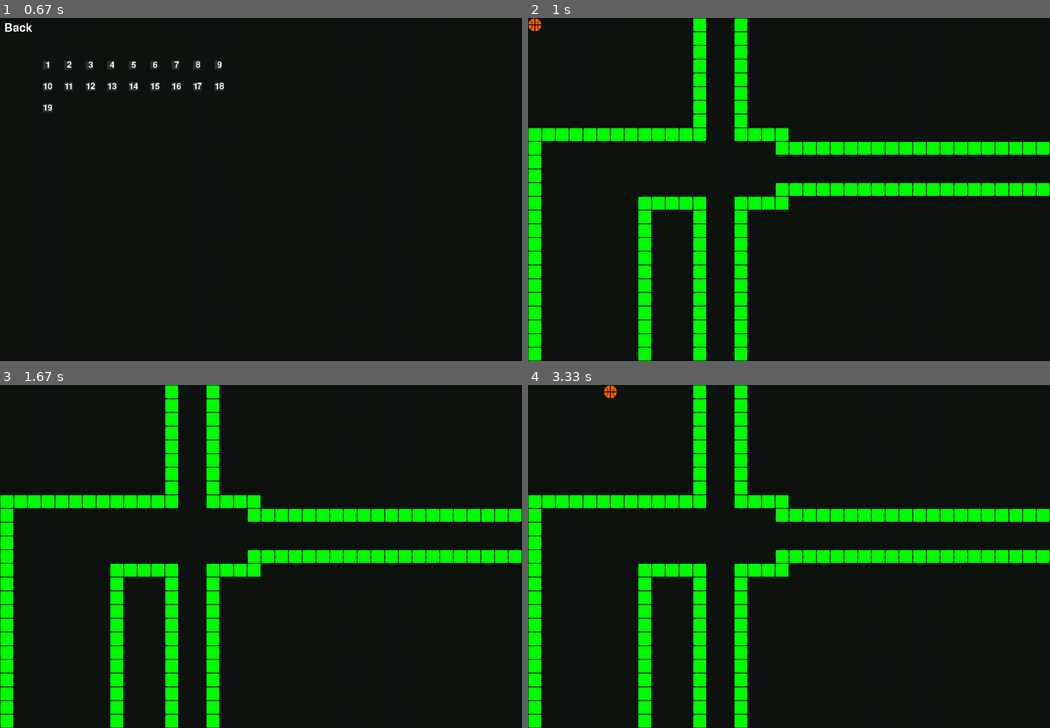
Above: before the commit, frames 1-4 (two rows, left to right).
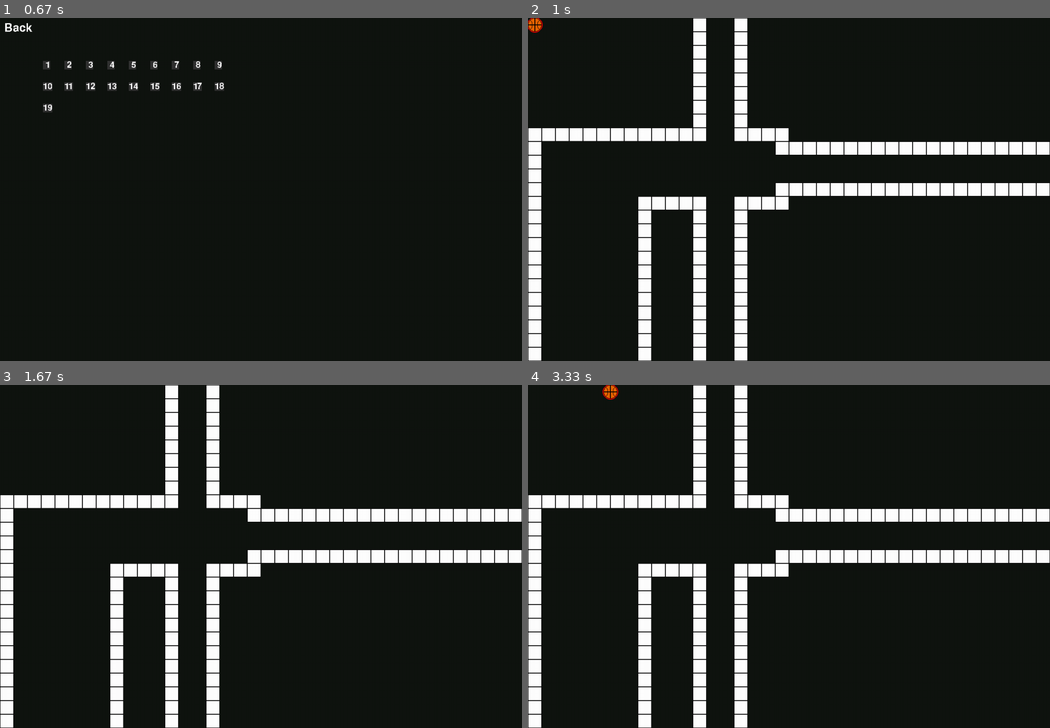
Above: after the commit, the same moments.

Repository: simplycode07/pygame-jam-2025
Game: pygame game, started from main.py
Same seed, same stepped clock (60 frames per second), same inputs: the game is played once before the commit and once after it.
Inputs (mouse positions are in pixels of both pictures, inside the frame that each line leads up to):
- Up to frame 1 (0.67 s): click (261, 182) at 0.38 s
- Up to frame 2 (1 s): click (595, 66) at 0.72 s
- Up to frame 3 (1.67 s): hold D 1-1.47 s; move the mouse to (428, 546) at 1.03 s; hold W from 1.5 s (still down)
- Up to frame 4 (3.33 s): release W at 1.8 s; hold S 2.9-3.2 s; hold A from 3.23 s (still down)

Frame 1 is identical in both runs. In frame 2, 13% of the frame differs, in the area x 0-100%, y 0-100%; in frame 3, 13%; in frame 4, 13%.

Commit message:
added the path blocking thingy based on color/color segregation

Diff:
--- a/src/level.py
+++ b/src/level.py
@@ -1,6 +1,6 @@
 import re
 import pygame
-from . import settings
+from . import settings, colors
 
 
 class LevelManager:
@@ -34,6 +34,31 @@
                                                "rect": pygame.Rect(
                                                    x*settings.tilesize, y*settings.tilesize, settings.tilesize, settings.tilesize),
                                                "pixel_coor": (x*settings.tilesize, y*settings.tilesize),
+                                               "color":colors["white"],
+                                               "collidable": True
+                                               }
+                if clean_tilemap[y][x] == "2":
+                    sep_tilemap[f"{x};{y}"] = {"type": "wall",
+                                               "rect": pygame.Rect(
+                                                   x*settings.tilesize, y*settings.tilesize, settings.tilesize, settings.tilesize),
+                                               "pixel_coor": (x*settings.tilesize, y*settings.tilesize),
+                                               "color":colors["red"],
+                                               "collidable": True
+                                               }
+                if clean_tilemap[y][x] == "3":
+                    sep_tilemap[f"{x};{y}"] = {"type": "wall",
+                                               "rect": pygame.Rect(
+                                                   x*settings.tilesize, y*settings.tilesize, settings.tilesize, settings.tilesize),
+                                               "pixel_coor": (x*settings.tilesize, y*settings.tilesize),
+                                               "color":colors["green"],
+                                               "collidable": True
+                                               }
+                if clean_tilemap[y][x] == "4":
+                    sep_tilemap[f"{x};{y}"] = {"type": "wall",
+                                               "rect": pygame.Rect(
+                                                   x*settings.tilesize, y*settings.tilesize, settings.tilesize, settings.tilesize),
+                                               "pixel_coor": (x*settings.tilesize, y*settings.tilesize),
+                                               "color":colors["blue"],
                                                "collidable": True
                                                }
 
@@ -42,7 +67,17 @@
                                                "rect": pygame.Rect(
                                                    x*settings.tilesize, y*settings.tilesize, settings.tilesize, settings.tilesize),
                                                "pixel_coor": (x*settings.tilesize, y*settings.tilesize),
-                                               "collidable": False
+                                               "collidable": False,
+                                               "active": True
+                                               }
+
+                if clean_tilemap[y][x] == "0-0":
+                    sep_tilemap[f"{x};{y}"] = {"type": "teleport_tile",
+                                               "rect": pygame.Rect(
+                                                   x*settings.tilesize, y*settings.tilesize, settings.tilesize, settings.tilesize),
+                                               "pixel_coor": (x*settings.tilesize, y*settings.tilesize),
+                                               "collidable": False,
+                                               "active": False
                                                }
                 if clean_tilemap[y][x] == "-1":
                     sep_tilemap[f"{x};{y}"] = {"type": "ground",
--- a/src/physics_entities/player.py
+++ b/src/physics_entities/player.py
@@ -18,6 +18,8 @@
 
         self.img = pygame.image.load("assets/basky_32x32.png")
         self.angle = 0
+
+        self.color = colors["red"]
 
         self.state = State.NORMAL
 
@@ -59,7 +61,7 @@
         new_state = None
 
         tile = self.tilemap.get(f"{position_tilemap[0]};{position_tilemap[1]}")
-        if tile and tile["type"] == "teleport_tile":
+        if tile and tile["type"] == "teleport_tile" and tile["active"]:
             change_state = True
             new_state = int(self.curr_level) + 1
 
@@ -83,7 +85,7 @@
 
         for pos in position_around:
             tile = self.tilemap.get(f"{position_tilemap[0] + pos[0]};{position_tilemap[1] + pos[1]}")
-            if tile and tile["collidable"] and self.rect.colliderect(tile["rect"]):
+            if tile and tile["collidable"] and self.rect.colliderect(tile["rect"]) and self.color != tile.get("color"):
                 if pos[0] == 1:
                     self.rect.right = tile["rect"].left
                 if pos[0] == -1:
--- a/src/scene.py
+++ b/src/scene.py
@@ -1,6 +1,5 @@
 import pygame
 
-from enum import Enum
 from math import floor
 
 from . import settings, colors
@@ -26,7 +25,7 @@
                         tile_rect.left -= self.offset_x
                         tile_rect.top -= self.offset_y
                         pygame.draw.rect(
-                            self.surface, colors["green"], tile_rect)
+                            self.surface, tile["color"], tile_rect)
                         pygame.draw.rect(
                             self.surface, colors["black"], tile_rect, width=1)
 
@@ -44,6 +43,7 @@
                                    self.offset_x, player.rect.top - self.offset_y]
             self.move_camera(tilemap, adjusted_player_pos)
 
+            pygame.draw.circle(self.surface, player.color, [i + settings.tilesize//2 for i in adjusted_player_pos], settings.tilesize // 2 + 2)
             self.surface.blit(player.img, adjusted_player_pos)
 
         else:
